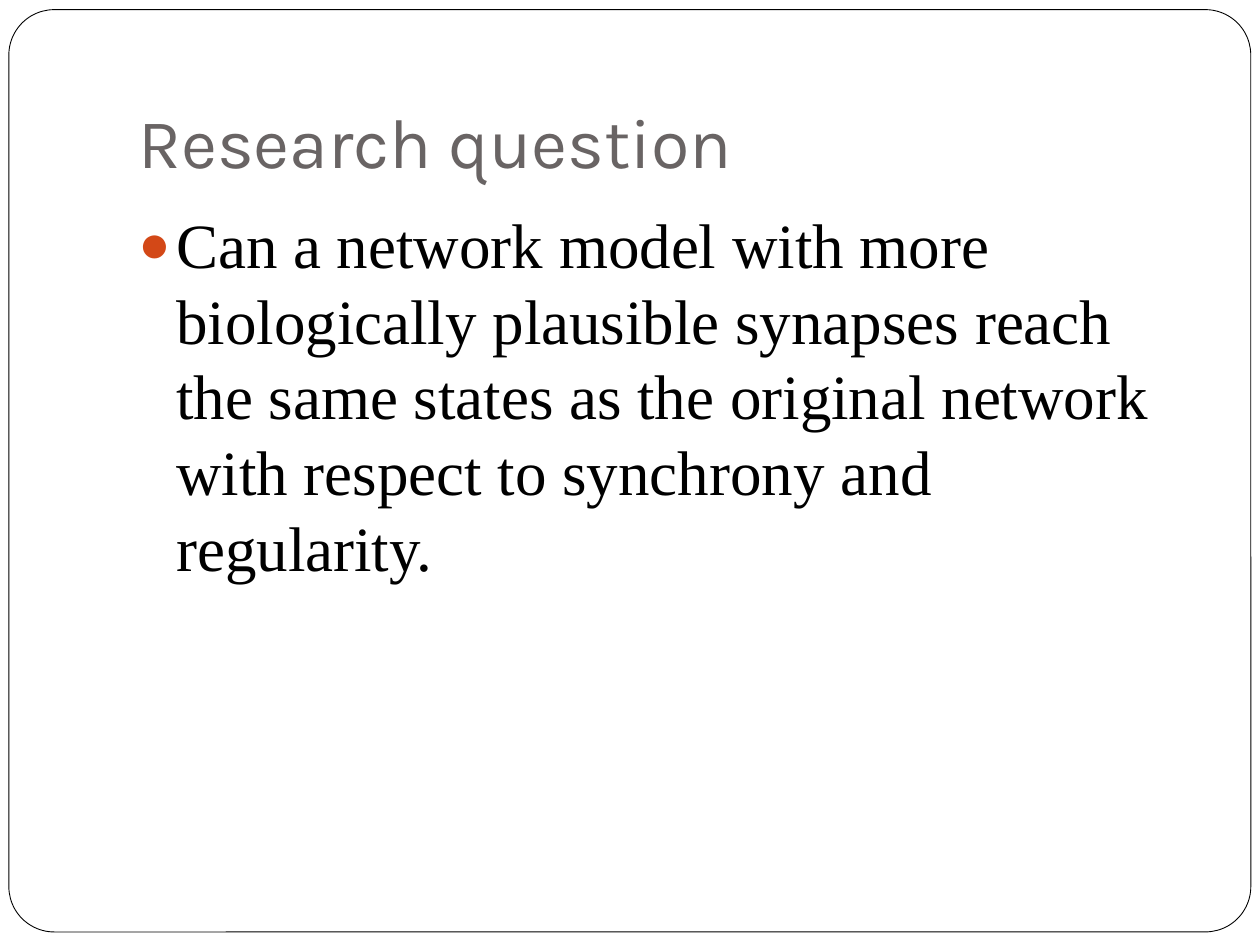
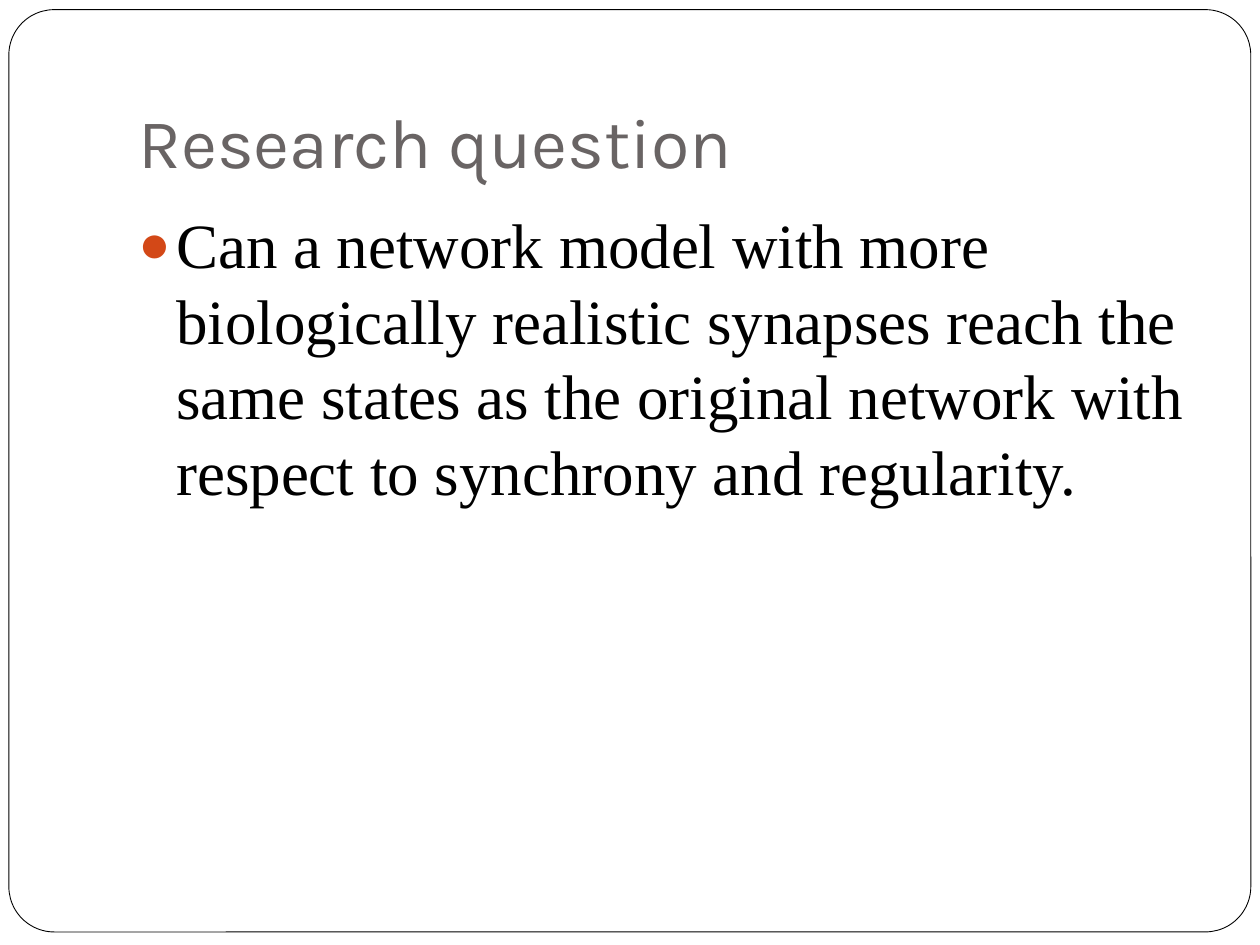
Before and after one commit to jiribrummer/Balanced_network, a slide deck: slide 8 of Final presentation bachelor thesis Jiri Brummer - dynamics of balanced network.pptx (slide 10 before the commit). Drawn at 1260x945 pixels with LibreOffice and Linux fonts; fonts in the diff are those of the drawing. Boxes give left, top, right and bottom in pixels: in the first picture for what was removed or moved away, otherwise in the second. Text is boxed around its words. In the diff, an @@ line names an element or a change of style, - is before the commit and + after.

```diff
--- a/Final presentation bachelor thesis Jiri Brummer - dynamics of balanced network.pptx
+++ b/Final presentation bachelor thesis Jiri Brummer - dynamics of balanced network.pptx
@@ text at (x1=176, y1=224, x2=1183, y2=507): text changed @@
-● Can a network model with more biologically plausible synapses reach the same states as the original network with respect to synchrony and regularity.
+● Can a network model with more biologically realistic synapses reach the same states as the original network with respect to synchrony and regularity.
```
Also in this commit, not shown: 6 other slides changed, 2 other files.
